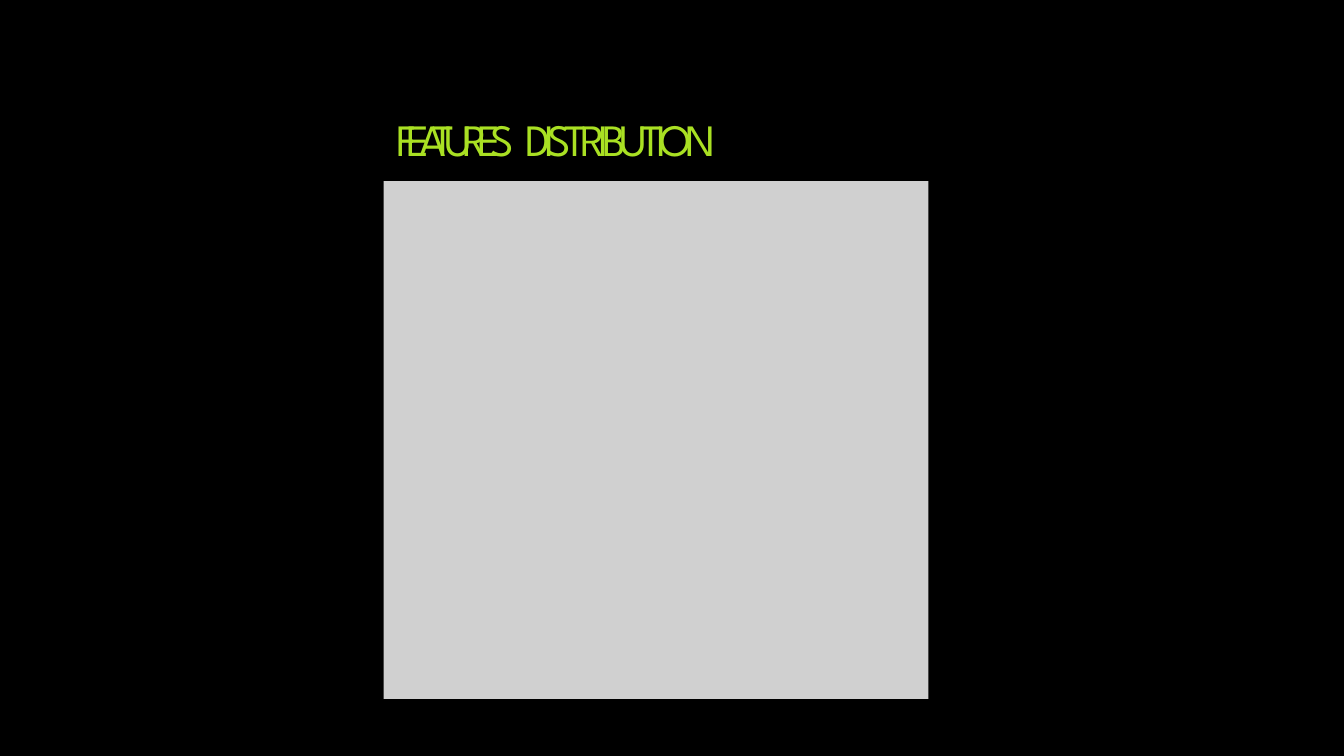
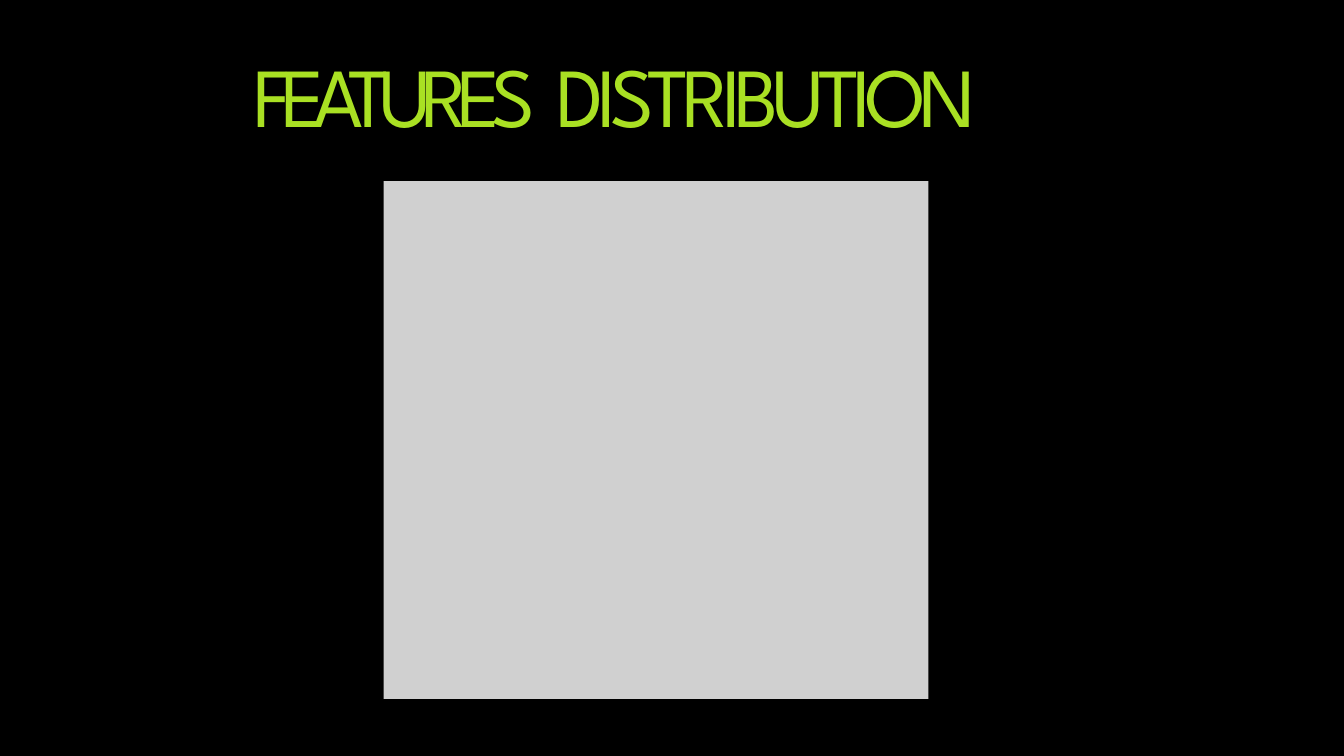
Before and after one commit to OvaizAli/Phishing-Website-Detection-by-Machine-Learning-Techniques, a slide deck: slide 8 of Phishing Website Detection by Machine Learning Techniques.pptx. Drawn at 1344x756 pixels with LibreOffice and Linux fonts; fonts in the diff are those of the drawing; grey boxes stand for pictures; background and template pictures are left out. Boxes give left, top, right and bottom in pixels: in the first picture for what was removed or moved away, otherwise in the second. Text is boxed around its words. In the diff, an @@ line names an element or a change of style, - is before the commit and + after.

```diff
--- a/Phishing Website Detection by Machine Learning Techniques.pptx
+++ b/Phishing Website Detection by Machine Learning Techniques.pptx
@@ title "FEATURES DISTRIBUTION": place and size @@
-title "FEATURES DISTRIBUTION" at bbox=[396, 126, 716, 157]
+title "FEATURES DISTRIBUTION" at bbox=[253, 70, 976, 128]
@@ title "FEATURES DISTRIBUTION" at bbox=[253, 70, 976, 128]: size 32 to 60 pt @@
```
Also in this commit, not shown: 11 other slides changed.
